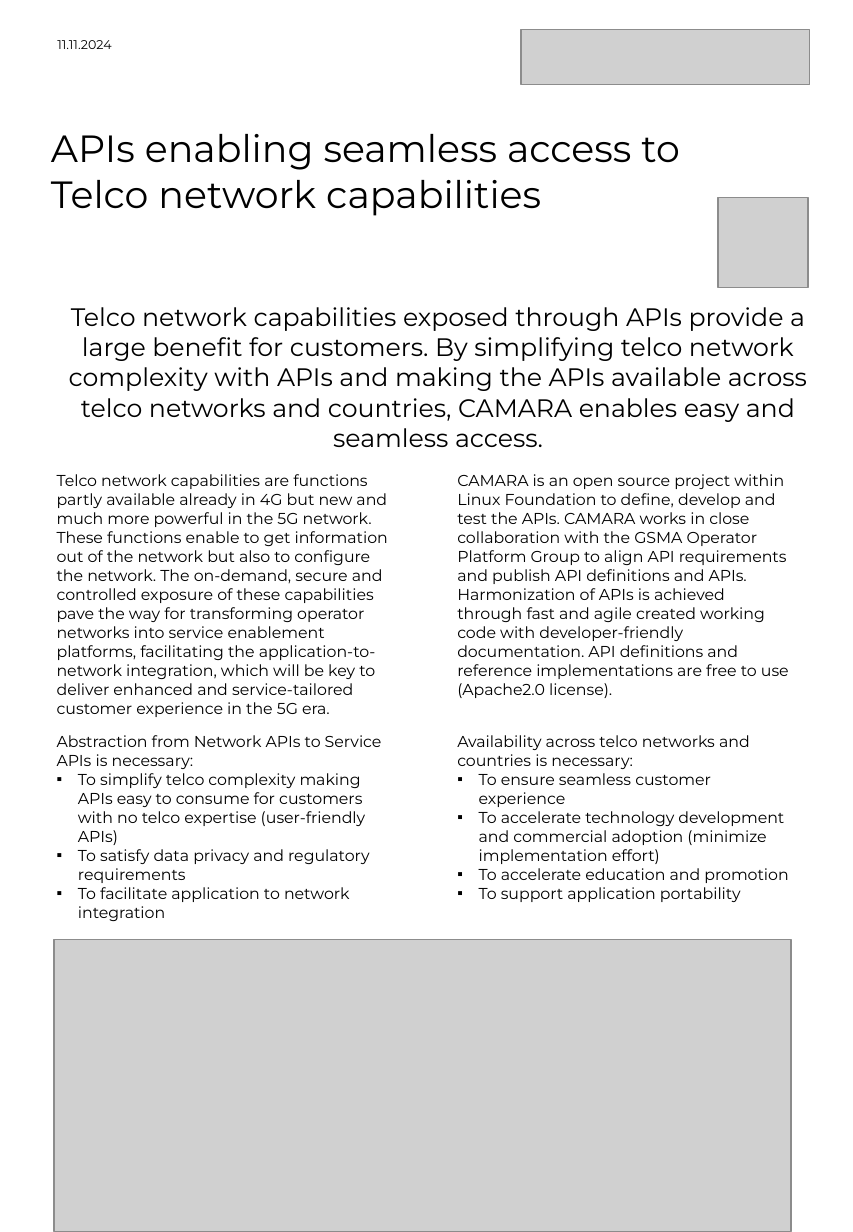
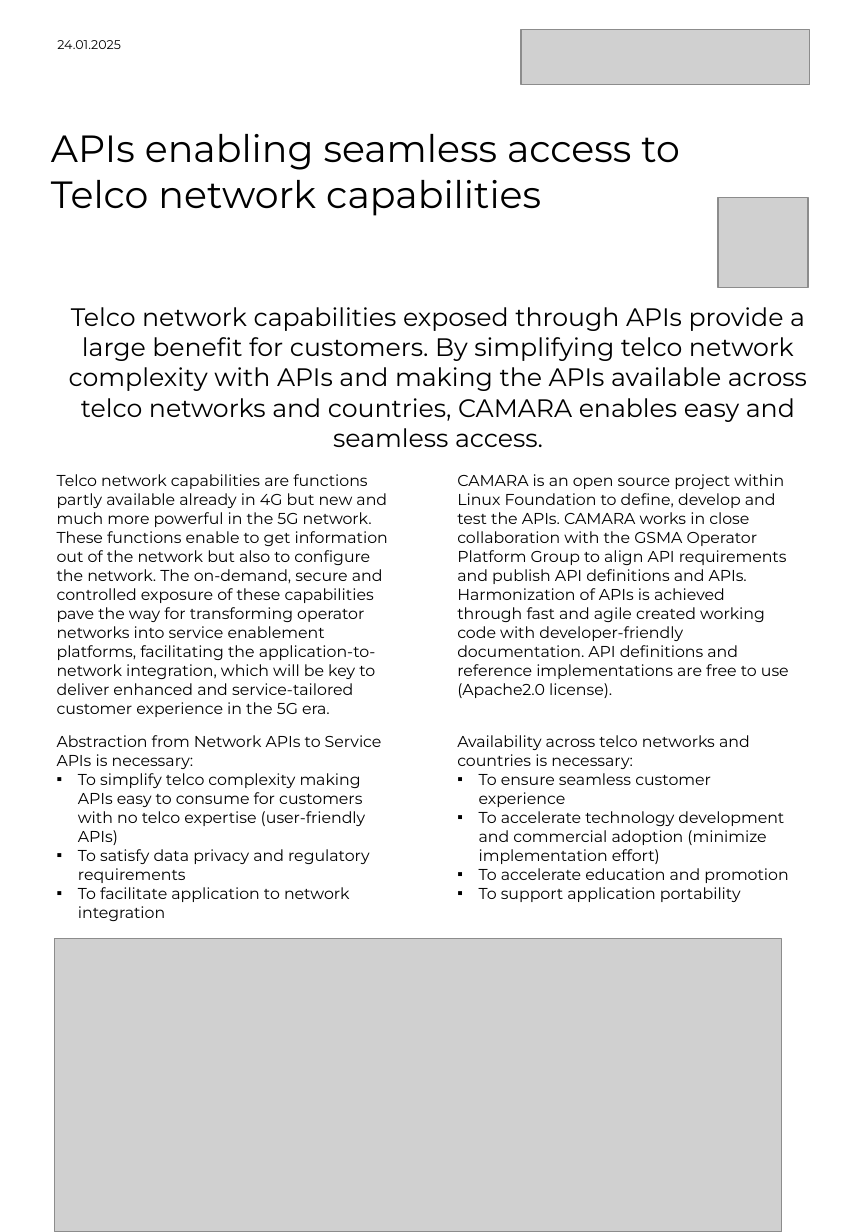
Before and after one commit to camaraproject/Marketing, a slide deck: slide 1 of documentation/MarketingMaterial/CAMARA Onepager.pptx. Drawn at 853x1232 pixels with LibreOffice and Linux fonts; fonts in the diff are those of the drawing; grey boxes stand for pictures; background and template pictures are left out. Boxes give left, top, right and bottom in pixels: in the first picture for what was removed or moved away, otherwise in the second. Text is boxed around its words. In the diff, an @@ line names an element or a change of style, - is before the commit and + after.

```diff
--- a/documentation/MarketingMaterial/CAMARA Onepager.pptx
+++ b/documentation/MarketingMaterial/CAMARA Onepager.pptx
@@ text at (57,40,121,49): text changed @@
-11.11.2024
+24.01.2025
@@ picture: place and size @@
-picture at (53,939,790,1232)
+picture at (55,939,782,1232)
```
Also in this commit, not shown: 2 other files.
